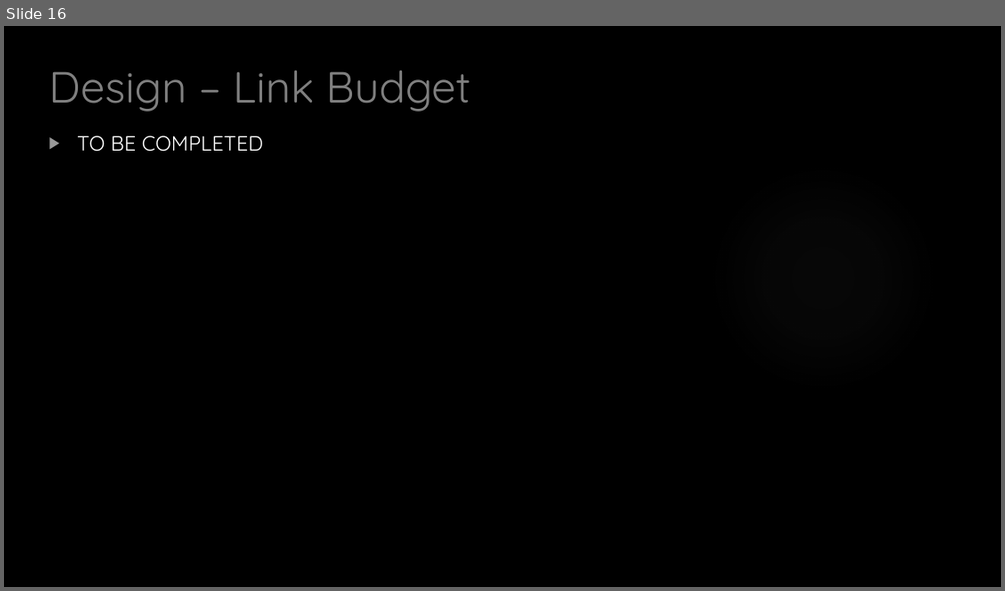
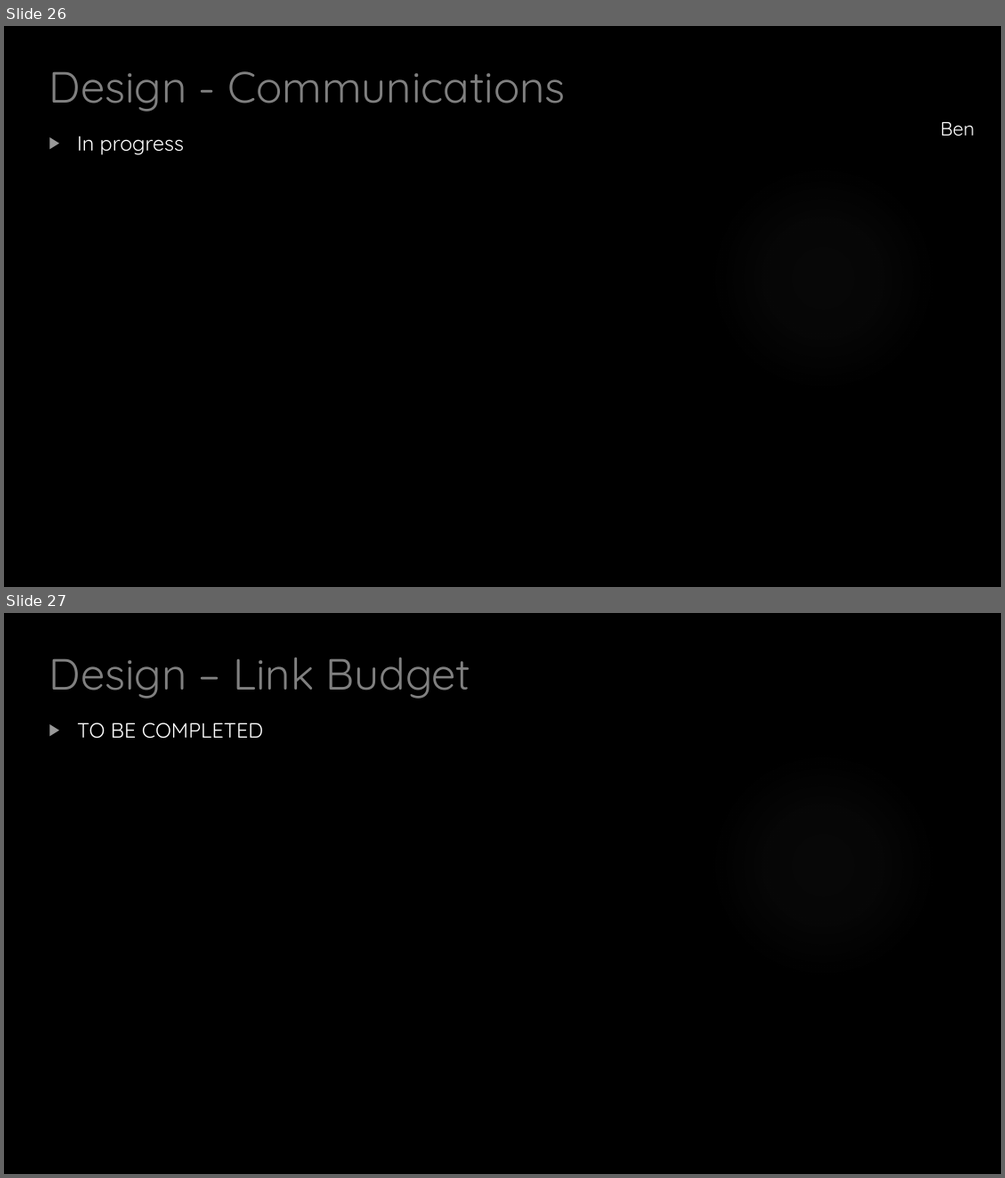
Before and after one commit to HASP-UMN/CubeSat, a slide deck: Presentations/CDR_Presentation.pptx. Shown one above the other, each under a label of ours: slide 16 before the commit, slides 26 and 27 after it. The pictures are 1005x591 and 1005x1178 pixels, drawn with LibreOffice and Linux fonts; fonts in the diff are those of the drawing; background and template pictures are left out. Boxes give left, top, right and bottom in pixels: in the first picture for what was removed or moved away, otherwise in the second. Text is boxed around its words. In the diff, an @@ line names an element or a change of style, - is before the commit and + after.

```diff
--- a/Presentations/CDR_Presentation.pptx
+++ b/Presentations/CDR_Presentation.pptx
@@ slide 26 added at (4,26,1001,587), background picture (left out); not listed: 1 template element that a slide beside it also shows @@
@@ title added at (48,71,566,111), 42 pt, text #808080 @@
+Design - Communications
@@ text added at (940,122,974,136), 18.5 pt, text #FFFFFF @@
+Ben
@@ text added at (77,136,184,155), 20 pt, text #FFFFFF @@
+▶ In progress
@@ what was slide 16 is now slide 27 @@
```
Also in this commit, not shown: 10 other slides added, 3 other files.
